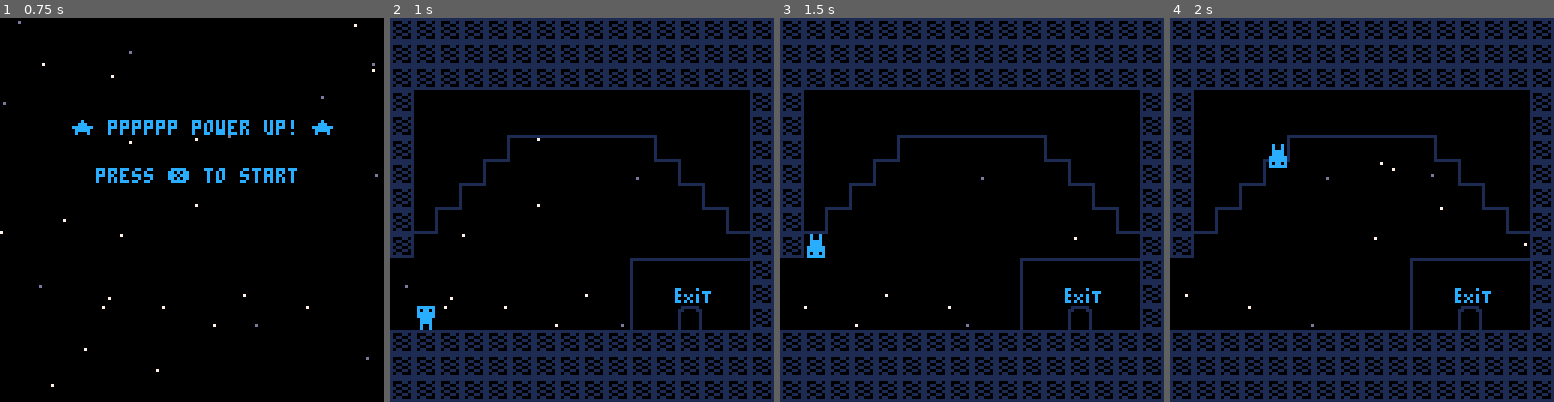
Above: before the commit, frames 1-4 (left to right).
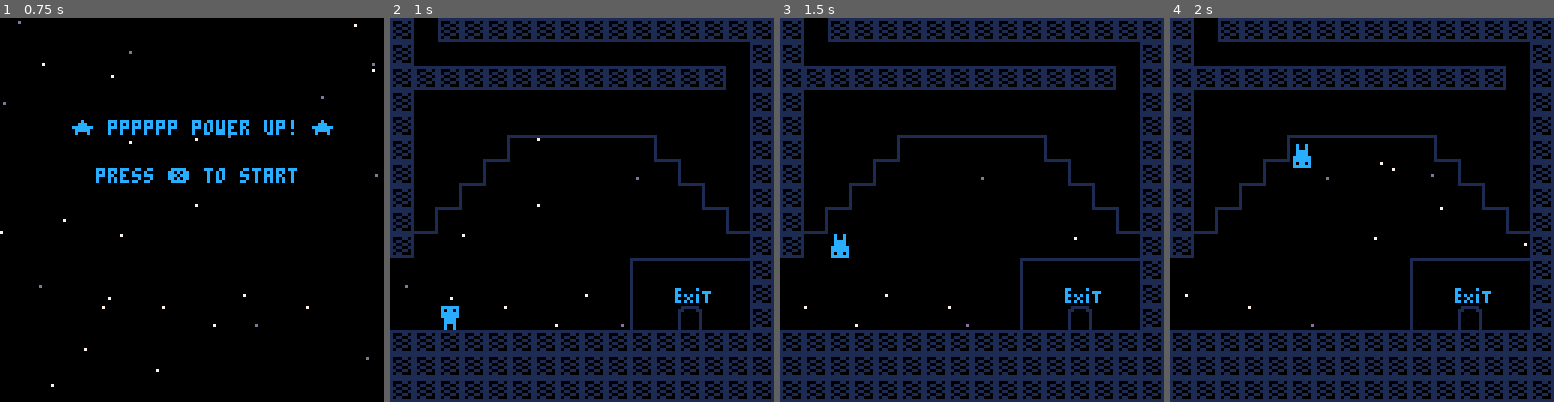
Above: after the commit, the same moments.

Repository: MokonaNico/PICO8_PPPPPP
Game: PICO-8 cartridge pppppp.p8
The game is run twice, just before and just after one commit, with the same random seed, the same clock (stepped at 60 frames per second) and the same inputs.
Inputs:
- Up to frame 1 (0.75 s): tap X (X key) at 0.33 s
- Up to frame 2 (1 s): no input
- Up to frame 3 (1.5 s): tap X (X key) at 1.07 s
- Up to frame 4 (2 s): hold Right from 1.6 s (still down); tap X (X key) at 1.85 s

Frame 1 is identical in both runs. In frame 2, 4.7% of the frame differs, in the area x 6-94%, y 0-82%; in frame 3, 4.7%; in frame 4, 4.7%.

Commit message:
add end menu

Diff:
--- a/pppppp.p8
+++ b/pppppp.p8
@@ -24,11 +24,10 @@
 end
 
 function _update()
+ update_stars()
 	if state == 0 then
-		update_stars()
 		update_menu()
 	elseif state == 1 then
-	 update_stars()
 		update_player()
 		update_checkpoint()
 		update_destroyblocs()
@@ -36,37 +35,35 @@
 		update_laser()
 		update_energy()
 		update_collectible()
+		check_if_end()
 	elseif state == 2 then
-
+		update_end()
 	end
 end
 
 function _draw()
 	cls()
-
+	draw_stars()
 	if state == 0 then
-	 draw_stars()
 		draw_menu()
 	elseif state == 1 then
-		draw_stars()
-
 		palt(0,false)
 		mapx=flr(p.x/128)*16
 		mapy=flr(p.y/128)*16
 		map(mapx,mapy,0,0,16,16)
 		palt(0,true)
-
 		if(do_draw_p) draw_player()
 	elseif state == 2 then
-
+		draw_end()
 	end
 end
 -->8
 --player
 gravity=2
-sx=113
+sx=114
 sy=28
 spawn_coord={x=sx*8,y=sy*8}
+dead_count=0
 
 function create_player()
 	p={x=spawn_coord.x,
@@ -113,6 +111,7 @@
  cdead=check_col(p.x,p.y,1)
  if cdead.c then
   --player is dead
+  dead_count+=1
  	p.dead=true
  	if(p.grav==1) p.sprite=17
  	if(p.grav==-1)p.sprite=18
@@ -216,6 +215,8 @@
 -->8
 --main menu
 
+begin_time=0
+
 function wait(a)
  for i = 1,a do
   flip()
@@ -232,6 +233,8 @@
 				time() > start_time then
 		state=1
 		music(20)
+		start_time=-1
+		begin_time=time()
 	end
 end
 
@@ -438,8 +441,53 @@
 function update_collectible()
 	col=check_col(p.x,p.y,7)
 	if col.c then
-		remove_col(p.x,p.y)
+		remove_col(col.x,col.y)
 		collecltible_count+=1
+	end
+end
+-->8
+--end menu
+
+endpos={x=124, y=28}
+
+function check_if_end()
+	if flr(p.x/8) == endpos.x and
+	flr(p.y/8) == endpos.y then
+		p.x=spawn_coord.x
+		p.y=spawn_coord.y
+		music(-1)
+		state=2
+		end_time=flr(time() - begin_time)
+		end_times=end_time%60
+		end_timem=flr(end_time/60)
+	end
+end
+
+function draw_end()
+	title="♥ thanks for playing ! ♥"
+	score="you have found "..collecltible_count.."/6 pieces"
+	death="you are dead "..dead_count.." times"
+ times="your time is "..end_timem.." min and "..end_times.." sec"
+ start="press ❎ to return to menu"
+	print(title,64-#title*2,20,12)
+	print(score,64-#score*2,40,12)
+	print(death,64-#death*2,50,12)
+	print(times,64-#times*2,60,12)
+	print(start,64-#start*2,80,12)
+end
+
+function update_end()
+	if btn(❎) then
+		sfx(2)
+		start_time_end=time()+0.6
+	end
+	if start_time_end != nil and
+ 	time() > start_time_end then
+		state=0
+		music(1)
+		start_time_end=nil
+		collecltible_count=0
+		dead_count=0
 	end
 end
 __gfx__
@@ -543,25 +591,25 @@
 33333333333333333333333333330033323232323232323232323232323232323232323232323232323232323232323232323232323200003232323232323232
 33333333333333333333333333003333330000505050505050505050505050333300003333333333333350505050503333333333333333333333333333333333
 33333333333333333333333333330033323250505050505050505032323250505050505050505050505050505050503250505050505000005050505050505032
-3333333333333333333333335000503333e0e0e0e0e0e0e0e0e0e0e0e0e0e033330000333333333333330000a0a0a03333503350335033505033503333503350
+3333333333333333333333335000503333e0e0e0e0e0e0e0e0e0e0e0e0e0e033330000333333333333330000a0a0a03333503350335033505033503333503333
 33503333503350333350503350330033327000000000000000000060327000000000000000000000000000a0a0a0a032000000000000000000f0000000000032
-33505050a1a15050a1a1505000000033330000000000000000000000a30000333300003333333333505000000000003333005000330050000033005050003300
-500050500033005050000033005000333270000000000000000000603270000000000000000000000000000000000032000000000000000000f0000000a30032
-33000000000000000000000000004033330000000000000000000000000000333300003333333333000000000000003333000000500000000050000000005000
-0000000000500000000000500000003332700000000000000000006032700000000000000000000000000000003200320000e3000000000000f0000000000032
-33000000000000000000000000403333330000000000000000000000000000333300003333335050000000000000003333000000000000000000000000000000
-00000000a0a000a0a0000000a0a0a03332700000000040000000006032700000000000000000000000000000003200320000a0a0a0a0a0a0a0a0a0a0a0000032
-3300000000000000000000004033333333a0a0a0a0a0a0a0a0a0a0a0a00000333300003333330000000000000000003333000000a0a0000000a00000000000a0
-a0000000000000000000000000000033327000000060327000000060327000000000000000000000000000000032003240404040404040404040404040000032
+33505050a1a15050a1a1505000000033330000000000000000000000a30000333300003333333333505000000000003333005000330050000033005050003333
+330050500033005050000033005000333270000000000000000000603270000000000000000000000000000000000032000000000000000000f0000000a30032
+33000000000000000000000000004033330000000000000000000000000000333300003333333333000000000000003333000000500000000050000000005033
+3300000000500000000000500000003332700000000000000000006032700000000000000000000000000000003200320000e3000000000000f0000000000032
+33000000000000000000000000403333330000000000000000000000000000333300003333335050000000000000003333000000000000000000a00000000033
+33000000a0a000a0a0000000a0a0a03332700000000040000000006032700000000000000000000000000000003200320000a0a0a0a0a0a0a0a0a0a0a0000032
+3300000000000000000000004033333333a0a0a0a0a0a0a0a0a0a0a0a0000033330000333333e0e0e0e0e0e0e0e0e03333000000a0a000000000000000000033
+33000000000000000000000000000033327000000060327000000060327000000000000000000000000000000032003240404040404040404040404040000032
 330000004040a1a14040a1a133333333334040404040404040404040400000333300003350500000000040404000003333000000000000000000000000000000
 00000000000000000000000000000033327000a30060327000a30060327000000000000000000000000000000032003232323232323232323232323232000032
 33000000333333333333333333333333333333333333333333333333330000333300003300000000000033333300000000000000000000000000000000000000
-0000000000a0a0000000000000000033327000000060327000000060327000000000000000000000000000000032003232323232323232323232323232000032
+00000000000000000000000000000033327000000060327000000060327000000000000000000000000000000032003232323232323232323232323232000032
 33000000333333333333333333333333335050505050505050505050500000333300003300000000404033333300008000000000000000000000000000000000
-000000000000000000000000000000333270000000603270000000603270000000000000000000000000000000320032505050a15050505050a1505050000032
-3300000000000000000000000000003333a0a0a0a0a0a0a0a0a0a0a0a00000333300003300000000333333333333333333a0a000000000a0000000a0a0a00000
+000000000000a00000000000000000333270000000603270000000603270000000000000000000000000000000320032505050a15050505050a1505050000032
+3300000000000000000000000000003333a0a0a0a0a0a0a0a0a0a0a0a00000333300003300000000333333333333333333a0a00000000000000000a0a0a00000
 00000000000000000000000000000033327000000060327000000000500000000000000000000000000000000032003200000000000000000000000000000032
-33000000000000000000000000000033330000000000000000000000000000333300000000004040333333333333333333000000400000000000000000000000
+33000000000000000000000000000033330000000000000000000000000000333300000000004040333333333333333333000000400000a00000000000000000
 000000000000000000a0a00000000033327000000060327000000000000000a3000000000000a300000000000032000000000000000000000000a30000000032
 3300a30000000000000000000000003333e0e0e0e0e0e0e0e0e0e0e0e0e0e0333300800000003333333333333333333333004000334000000000004000000040
 40a0a0a0000000004040000040000000000000000060327000000000000000000000000000000000000000000032000000800000000000000000000000000032
@@ -575,25 +623,25 @@
 0000000102020202040009010101222200000001000000000000110000002020000000010000000000000000000000000000000100000000000040000200800000000000000000000000000000000000000000000000000000000000000000000000000000000000000000000000000000000000000000000000000000000000
 0000000000000000000000000000000000000000000000000000000000000000000000000000000000000000000000000000000000000000000000000000000000000000000000000000000000000000000000000000000000000000000000000000000000000000000000000000000000000000000000000000000000000000
 __map__
-0303030303030303030303030303030303030303030303030303030303030303030303030303030303030303030303030303030303030303030303030303030313131313131313131313131313131313232323232323232323232323232323232323232323232323232323232323232323232323232323232323232323232323
-033232323234272727272727272727030300000000000005050000000000000303050505050505050505050505050503030305050505050f0f0505030305050313131313131313131313131313131313230000000000000000000000000000000000000000000000000000000000000000000000000000000000000000000023
-033232323425000000000000000000000000000000000000000000000000000303000000000000000000000000000003030300000000000f0f0000000000000313131313131313131313131313131313232323000000000000000000000000000000000000000000000000000000000000000000000000000000000000000023
-033232342500000000000000000000000008000000000000000000000000000000000000000000000000000000000000000000000000000f0f0000000000000000000000001305130505051305050513232323000000000000000000000000000000000000000000000000000000000000000000000000000000000000000023
-033234250000000000000000030303030303000404000000000000040400000000080000000000030300000000000000000000000000000f0f0000000000000000080000001300000000000000000000000023000000000000000000000000000000000000000000000000000000000000000000000000000000000000000023
-033425000000000000000000243538030303030303030303030303030303030303030000000000000000000000000003030000000000000f0f0000000003030313130000001300000000000000000008000023000000000000000000000000000000000000000000000000000000000000000000000000000000000000000023
-032600000000000000000000002435030303050505050505050505050505030303000000000000000000000000000003030000000000000f0f0000000000000313000000001300040413040404130413230023000000000000000000000000000000000000000000000000000000000000000000000000000000000000000023
-032600000000000000000000000016030307000000000000000000000000060303000000000000000000000000000003030000000000000f0f0000000000000313000000001300131313131313131313230023000000000000000000000000000000000000000000000000000000000000000000000000000000000000000023
-0326000000000000000000000000160303070000000000003a0000000000060303000000000000000000000000000003030000000000000f0f000000000000031300000404130e0e130e0e0e0e0e0e13230023000000000000000000000000000000000000000000000000000000000000000000000000000000000000000023
-032600000000000000000000000016030307000000000000000000000000060303000000000000000000000000000003030000000000000f0f0000000000000313000013131300000000000000000013230023000000000000000000000000000000000000000000000000000000000000000000000000000000000000000023
-033715000000000000000000001436030307000000000000000000000000060303000003030000000000000303000003030000000000000f0f000000000000031300001313130e0e0e0e0e0e130e0e13230023000000000000000000000000000000000000000000000000000000000000000000000000000000000000000023
-033837150000030303030000143638030307000000000000000000000000060303000000000000000000000000000003030000000000000f0f0000000000000313000000001313131313131313130013230023000000000000000000000000000000000000000000000000000000000000000000000000000000000000000023
-033838371500000303000014363838030307000000000000000000000000060303000000000000000000000000000003030000000000000f0f00000000000003130000000013003e0000000000003a13230023000000000000000000000000000000000000000000000000000000000000000000000000000000000000000023
-033838383715000303001436383838030307000000000000000000000000060303000000000000000000000000000003030000000000000f0f0000000000000313000000001300000000000000000013230023000000000000000000000000000000000000000000000000000000000000000000000000000000000000000023
-033838383837150303143638383838030307000004040404040404040000060303040404040404040404040404040403030404030304040f0f0404040404040313040400001304040404040404040413230023000000000000000000000000000000000000000000000000000000000000000000000000000000000000000023
-0303030303030303030303030303030303030000030303030303030300000303030303030303030303030303030303030303030303030303030303030303030313131300001313131313131313131313230023000000000000000000000000000000000000000000000000000000000000000000000000000000000000000023
-1313131313131313131313131313131313130000131313131313131300001313131313131313131313131313131313131313131313131313131313131313131313131300001313131313131313333333230023232323232323232323232323232323232323232323232323232323232303030303030303030303030303030303
-131a1a1a1a1a1a1a1a1a1a1a1a1a1a1a13130000131313131313131300001313131313131305051a1a0f050505001313130e0e0e0e0e0e0e0e0e0e1a1a1a0e13133e0000001300000000000000330000000023232323232323232323232323232323232323232323232323232323232303030303030303030303030303030303
-130f0000000000000000000000000000000000001313131313131313000013131313131313000000000f0000000000000000000000000000000000000000001313000000001300000000000000330000000023232323232323232323232323232323232323232323232323232323232303030303030303030303030303030303
+0303030303030303030303030303030303030303030303030303030303030303030303030303030303030303030303030303030303030303030303030303030313131313131313131313131313131313232323232323232323232323232323232323232323232323232323232323232303030303030303030303030303030303
+033232323234272727272727272727030300000000000005050000000000000303050505050505050505050505050503030305050505050f0f0505030305050313131313131313131313131313131313230000000000000000000000000000000000000000000000000000000000000003000000000000000000000000000003
+033232323425000000000000000000000000000000000000000000000000000303000000000000000000000000000003030300000000000f0f0000000000000313131313131313131313131313131313232323000000000000000000000000000000000000000000000000000000000003000000000000000000000000000003
+033232342500000000000000000000000008000000000000000000000000000000000000000000000000000000000000000000000000000f0f0000000000000000000000001305130505051305050513232323000000000000000000000000000000000000000000000000000000000003000000000000000000000000000003
+033234250000000000000000030303030303000404000000000000040400000000080000000000030300000000000000000000000000000f0f0000000000000000080000001300000000000000000000000023000000000000000000000000000000000000000000000000000000000003000000000000000000000000000003
+033425000000000000000000243538030303030303030303030303030303030303030000000000000000000000000003030000000000000f0f0000000003030313130000001300000000000000000008000023000000000000000000000000000000000000000000000000000000000003000000000000000000000000000003
+032600000000000000000000002435030303050505050505050505050505030303000000000000000000000000000003030000000000000f0f0000000000000313000000001300040413040404130413230023000000000000000000000000000000000000000000000000000000000003000000000000000000000000000003
+032600000000000000000000000016030307000000000000000000000000060303000000000000000000000000000003030000000000000f0f0000000000000313000000001300131313131313131313230023000000000000000000000000000000000000000000000000000000000003000000000000000000000000000003
+0326000000000000000000000000160303070000000000003a0000000000060303000000000000000000000000000003030000000000000f0f000000000000031300000404130e0e130e0e0e0e0e0e13230023000000000000000000000000000000000000000000000000000000000003000000000000000000000000000003
+032600000000000000000000000016030307000000000000000000000000060303000000000000000000000000000003030000000000000f0f000000000000031300001313130000000000000000001323002300000000000000000000000000000000000000000000000000000000000300000000003e000000000000000003
+033715000000000000000000001436030307000000000000000000000000060303000003030000000000000303000003030000000000000f0f000000000000031300001313130e0e0e0e0e0e130e0e13230023000000000000000000000000000000000000000000000000000000000003000000000000000000000000000003
+033837150000030303030000143638030307000000000000000000000000060303000000000000000000000000000003030000000000000f0f0000000000000313000000001313131313131313130013230023000000000000000000000000000000000000000000000000000000000003000000000000000000000000000003
+033838371500000303000014363838030307000000000000000000000000060303000000000000000000000000000003030000000000000f0f00000000000003130000000013003e0000000000003a13230023000000000000000000000000000000000000000000000000000000000003000000000000000000000000000003
+033838383715000303001436383838030307000000000000000000000000060303000000000000000000000000000003030000000000000f0f0000000000000313000000001300000000000000000013230023000000000000000000000000000000000000000000000000000000000003000000000000000000000000000003
+033838383837150303143638383838030307000004040404040404040000060303040404040404040404040404040403030404030304040f0f0404040404040313040400001304040404040404040413230023000000000000000000000000000000000000000000000000000000000003000000000000000000000000000003
+0303030303030303030303030303030303030000030303030303030300000303030303030303030303030303030303030303030303030303030303030303030313131300001313131313131313131313230023000000000000000000000000000000000000000000000000000000000003000303030303030303030303030303
+1313131313131313131313131313131313130000131313131313131300001313131313131313131313131313131313131313131313131313131313131313131313131300001313131313131313333333230023232323232323232323232323232323232323232323232323232323232303380303030303030303030303030303
+131a1a1a1a1a1a1a1a1a1a1a1a1a1a1a13130000131313131313131300001313131313131305051a1a0f050505001313130e0e0e0e0e0e0e0e0e0e1a1a1a0e13133e0000001300000000000000330000000023232323232323232323232323232323232323232323232323232323232303383838383838383838383838383803
+130f0000000000000000000000000000000000001313131313131313000013131313131313000000000f0000000000000000000000000000000000000000001313000000001300000000000000330000000023232323232323232323232323232323232323232323232323232323232303030303030303030303030303033803
 130f0000000000000000000000000000000800001313131313131313000013131313131313000000000f0000000008000000000000000000000000000000001313000000001300000000000000330033232323232323232323232323232323232323232323232323232323232323232303383838383838383838383838383803
 130f0000000000000000000000000413131313131313131313131313000013131313131313000000000f0000000013131300000000000000000000000000001313000004041300000000000000330033232323232323050505050505050505050505050505050505050505050505052303383838342727272727273538383803
 130f0000000000000000000000041313131313131313131313131313000000000000000000000000000f0000000013131300000000000000000000000000001313000013131300000000000000330033232323232305000000000000000000000000000000000000000000000000002303383834250000000000002435383803
